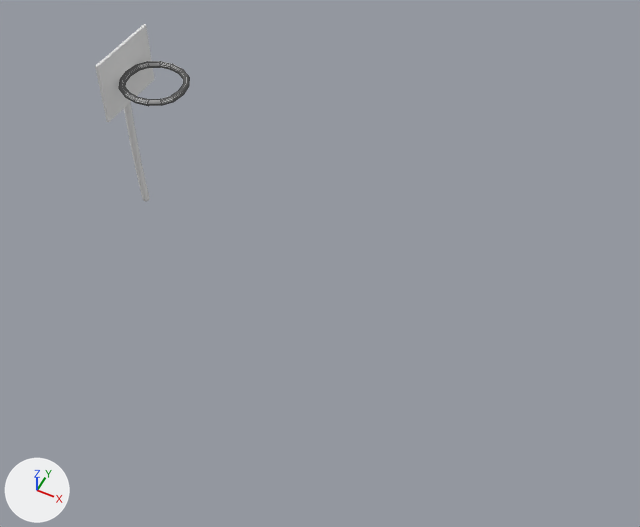
Renders of the FBX model plipplop/Assets/Meshes/Environment/Batiments/KM_Basket01.fbx from each side of a commit.
Both versions are drawn from a 50 mm lens placed at (0.0739, -0.0828, 0.1035), pointed at (0.0359, -0.0068, 0.0085). Every picture has the same lights, and +X, +Y and +Z are marked at lower left. Mesh edges are drawn as thin lines on the coarser meshes. Where no turn or scale is listed for an object, it has been applied to the vertices.

Script lines for the objects in view, before the commit:
```python
me_cube_294 = bpy.data.meshes.new('Cube.294')
me_cube_294.from_pydata(...)  # 24 vertices, 26 faces; spans x -0.00022..0.00022, y -0.00601..0.00601, z -0.00494..0.00494
me_cube_495 = bpy.data.meshes.new('Cube.495')
me_cube_495.from_pydata(...)  # 138 vertices, 136 faces; spans x -0.0008..0.0006, y -0.0006..0.0006, z -0.0002..0.0289
me_cube_498 = bpy.data.meshes.new('Cube.498')
me_cube_498.from_pydata(...)  # 256 vertices, 256 faces; spans x -0.0049..0.0049, y -0.00491..0.00491, z -0.00061..0.00061
ob_cube_300 = bpy.data.objects.new('Cube.300', me_cube_495)
ob_cube_300.location = (0.0, 0.0, 0.0)
ob_cube_303 = bpy.data.objects.new('Cube.303', me_cube_294)
ob_cube_303.location = (0.0011, 0.0, 0.0258)
ob_cube_304 = bpy.data.objects.new('Cube.304', me_cube_498)
ob_cube_304.location = (0.0059, 0.0, 0.0256)
```
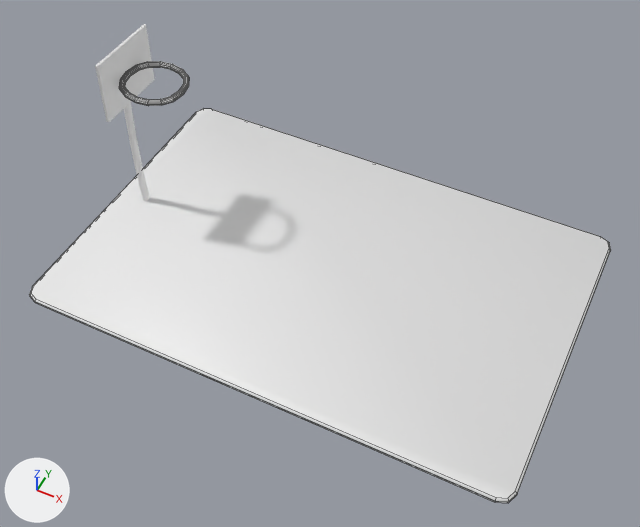
The newer file is also turned or shifted as a whole; pictures and numbers use the older file's frame.

Boxes [x1, y1, x2, y2] around the edits, measured in the pictures (640 x 527 px):
```json
{"object": "BasketGround", "change": "added", "after": [29, 108, 611, 503]}
```

The change, as JSON lines over the scene's bpy script:
```json
{"op": "add", "block": "me_cube_740", "code": ["me_cube_740 = bpy.data.meshes.new('Cube.740')", "me_cube_740.from_pydata(...)  # 48 vertices, 37 faces; spans x -0.005..0.0724, y -0.0258..0.0258, z -0.0005..0.0005"]}
{"op": "add", "block": "ob_basketground", "code": ["ob_basketground = bpy.data.objects.new('BasketGround', me_cube_740)", "ob_basketground.location = (0.0, 0.0, -0.0006)"]}
```
